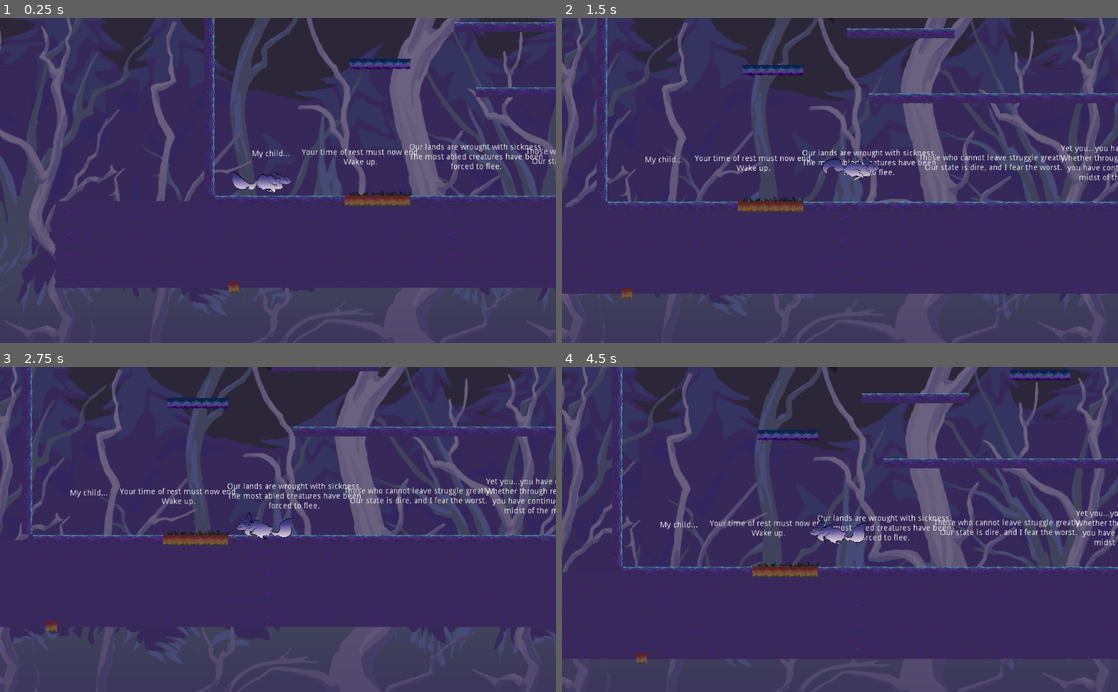
Above: before the commit, frames 1-4 (two rows, left to right).
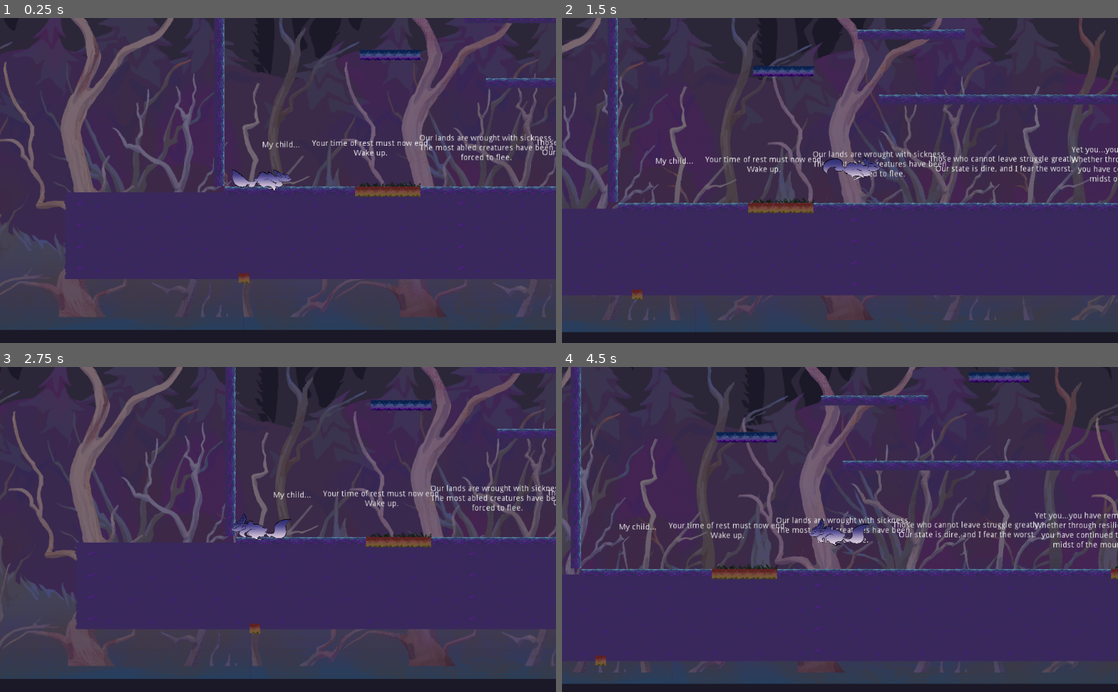
Above: after the commit, the same moments.

Repository: yeetables/Gami
Game: Godot game, scene res://Scenes/World.tscn
Same seed, same stepped clock (60 frames per second), same inputs: the game is played once before the commit and once after it.
Inputs (mouse positions are in pixels of both pictures, inside the frame that each line leads up to):
- Up to frame 1 (0.25 s): no input
- Up to frame 2 (1.5 s): move the mouse to (962, 164) at 0.52 s; hold Space (space) 0.53-1.28 s; hold D from 0.53 s (still down); click (962, 164) at 0.67 s; move the mouse to (728, 196) at 1.27 s; tap 1 at 1.35 s
- Up to frame 3 (2.75 s): move the mouse to (333, 458) at 2.02 s; release D at 2.03 s; hold A from 2.03 s (still down); hold 2 from 2.03 s (still down)
- Up to frame 4 (4.5 s): move the mouse to (812, 594) at 2.77 s; release A at 2.78 s; release 2 at 2.78 s; hold D 2.78-4.28 s; tap 3 at 2.85 s; click (812, 594) at 2.92 s; move the mouse to (1006, 578) at 3.52 s; hold Space (space) 3.53-4.28 s; move the mouse to (673, 480) at 4.27 s; hold A from 4.28 s (still down); tap 1 at 4.35 s

The runs differ from the first frame. In frame 1, 32% of the frame differs, in the area x 0-100%, y 0-100%; in frame 2, 31%; in frame 3, 35%; in frame 4, 34%.

Commit message:
Background parallax fix
Edited world 2
edited the player scene to modify the collision boxes a bit.

Diff:
--- a/src/Scenes/Player.tscn
+++ b/src/Scenes/Player.tscn
@@ -1,17 +1,16 @@
-[gd_scene load_steps=6 format=2]
+[gd_scene load_steps=7 format=2]
 
 [ext_resource path="res://Scripts/Player.gd" type="Script" id=1]
 [ext_resource path="res://Assets/Sprites/Objects/Player/NEWFOX-run-HUGE.png" type="Texture" id=2]
 [ext_resource path="res://Assets/Sounds/Effects/jump11.wav" type="AudioStream" id=3]
 
 [sub_resource type="RectangleShape2D" id=1]
+extents = Vector2( 9.94987, 10.5008 )
 
-custom_solver_bias = 0.0
-extents = Vector2( 5.42885, 6.08079 )
+[sub_resource type="RectangleShape2D" id=2]
+extents = Vector2( 4.39736, 6.56083 )
 
-[sub_resource type="Animation" id=2]
-
-resource_name = "FoxRun"
+[sub_resource type="Animation" id=3]
 length = 0.85
 loop = true
 step = 0.05
@@ -29,54 +28,36 @@
 }
 
 [node name="Player" type="Node2D"]
+position = Vector2( 9.26584, 0.487671 )
 
-position = Vector2( 9.26584, 0.487671 )
-_sections_unfolded = [ "Transform" ]
-
-[node name="Body" type="KinematicBody2D" parent="." index="0" groups=[
+[node name="Body" type="KinematicBody2D" parent="." groups=[
 "player",
 ]]
+script = ExtResource( 1 )
 
-input_pickable = false
-collision_layer = 1
-collision_mask = 1
-collision/safe_margin = 0.08
-script = ExtResource( 1 )
-_sections_unfolded = [ "Collision" ]
-
-[node name="CollisionShape2D" type="CollisionShape2D" parent="Body" index="0"]
-
-scale = Vector2( 7.97159, 3.06611 )
-shape = SubResource( 1 )
-_sections_unfolded = [ "Transform" ]
-
-[node name="Basic" type="Sprite" parent="Body" index="1"]
-
+[node name="Basic" type="Sprite" parent="Body"]
 position = Vector2( 0, -9 )
 scale = Vector2( 0.2, 0.2 )
 texture = ExtResource( 2 )
 vframes = 4
 hframes = 5
 frame = 4
-_sections_unfolded = [ "Animation", "Material", "Offset", "Region", "Transform", "Visibility", "Z Index" ]
 
-[node name="AnimationPlayer" type="AnimationPlayer" parent="Body" index="2"]
+[node name="CollisionShape2D" type="CollisionShape2D" parent="Body"]
+position = Vector2( -4.84282, 2.32453 )
+scale = Vector2( 3.87247, 1.81915 )
+shape = SubResource( 1 )
 
-root_node = NodePath("..")
-autoplay = ""
-playback_process_mode = 1
-playback_default_blend_time = 0.0
-playback_speed = 1.0
-anims/FoxRun = SubResource( 2 )
-blend_times = [  ]
+[node name="CollisionShape2D2" type="CollisionShape2D" parent="Body"]
+position = Vector2( 32.9309, -7.36102 )
+scale = Vector2( 3.87247, 1.81915 )
+shape = SubResource( 2 )
 
-[node name="jumpsound1" type="AudioStreamPlayer" parent="Body" index="3"]
+[node name="AnimationPlayer" type="AnimationPlayer" parent="Body"]
+anims/FoxRun = SubResource( 3 )
 
+[node name="jumpsound1" type="AudioStreamPlayer" parent="Body"]
 stream = ExtResource( 3 )
 volume_db = -8.0
-pitch_scale = 1.0
-autoplay = false
-mix_target = 0
-bus = "Master"
 
 [connection signal="animation_finished" from="Body/AnimationPlayer" to="Body" method="_on_AnimationPlayer_animation_finished"]
--- a/src/Scenes/World.tscn
+++ b/src/Scenes/World.tscn
@@ -16,10 +16,10 @@
 [ext_resource path="res://Scenes/Area2DBasic.tscn" type="PackedScene" id=14]
 [ext_resource path="res://Scripts/RockArea.gd" type="Script" id=15]
 [ext_resource path="res://Assets/Sprites/Objects/Background/Parallax BG/F;PPR.png" type="Texture" id=16]
-[ext_resource path="res://Assets/Sprites/Objects/Background/Parallax BG/parallax-bg-stuff-forest-edition-Recovered.png" type="Texture" id=17]
-[ext_resource path="res://Assets/Sprites/Objects/Background/Parallax BG/parallax-bg-stuff-forest-edition-Recovered-2.png" type="Texture" id=18]
-[ext_resource path="res://Assets/Sprites/Objects/Background/Parallax BG/parallax-bg-stuff-forest-edition-Recovered-3.png" type="Texture" id=19]
-[ext_resource path="res://Assets/Sprites/Objects/Background/Parallax BG/parallax-bg-stuff-forest-edition-Recovered-4.png" type="Texture" id=20]
+[ext_resource path="res://Assets/Sprites/Objects/Background/Parallax BG/PARALLAX-AAA-1.png" type="Texture" id=17]
+[ext_resource path="res://Assets/Sprites/Objects/Background/Parallax BG/PARALLAX-AAA-2.png" type="Texture" id=18]
+[ext_resource path="res://Assets/Sprites/Objects/Background/Parallax BG/PARALLAX-AAA-3.png" type="Texture" id=19]
+[ext_resource path="res://Assets/Sprites/Objects/Background/Parallax BG/PARALLAX-AAA-4.png" type="Texture" id=20]
 
 [sub_resource type="RectangleShape2D" id=1]
 
@@ -58,7 +58,7 @@
 
 [node name="Player" parent="." instance=ExtResource( 3 )]
 pause_mode = 2
-position = Vector2( 170, 510 )
+position = Vector2( 140.237, 531.335 )
 z_index = 1
 
 [node name="Camera" type="KinematicBody2D" parent="."]
@@ -509,7 +509,6 @@
 script = ExtResource( 15 )
 
 [node name="FLOOR" type="Node2D" parent="."]
-editor/display_folded = true
 position = Vector2( -476.253, 594.312 )
 
 [node name="Sprite" type="Sprite" parent="FLOOR"]
@@ -542,49 +541,46 @@
 centered = false
 
 [node name="ParallaxBackground" type="ParallaxBackground" parent="."]
-offset = Vector2( -10, -285 )
-scale = Vector2( 1.5, 1.5 )
-transform = Transform2D( 1.5, 0, 0, 1.5, -10, -285 )
-scroll_base_scale = Vector2( 0.25, 0.25 )
+editor/display_folded = true
+layer = -15
+offset = Vector2( 0, -100 )
+transform = Transform2D( 1, 0, 0, 1, 0, -100 )
 
 [node name="backmost" type="ParallaxLayer" parent="ParallaxBackground"]
-editor/display_folded = true
 position = Vector2( 0, -500 )
 z_index = -15
-motion_scale = Vector2( 0.35, 0.17 )
-motion_mirroring = Vector2( 1024, 0 )
+motion_scale = Vector2( 0.35, 0.05 )
+motion_mirroring = Vector2( 2036, 0 )
 
 [node name="Sprite" type="Sprite" parent="ParallaxBackground/backmost"]
 texture = ExtResource( 17 )
 centered = false
 
 [node name="pine" type="ParallaxLayer" parent="ParallaxBackground"]
-editor/display_folded = true
-position = Vector2( 0, -230 )
+position = Vector2( 0, -400 )
 z_index = -15
-motion_scale = Vector2( 0.5, 0.2 )
-motion_mirroring = Vector2( 1024, 0 )
+motion_scale = Vector2( 0.5, 0.1 )
+motion_mirroring = Vector2( 2046, 0 )
 
 [node name="Sprite" type="Sprite" parent="ParallaxBackground/pine"]
 texture = ExtResource( 18 )
 centered = false
 
 [node name="midtree" type="ParallaxLayer" parent="ParallaxBackground"]
-editor/display_folded = true
 position = Vector2( 0, -300 )
 z_index = -15
-motion_scale = Vector2( 0.65, 0.25 )
-motion_mirroring = Vector2( 1023, 0 )
+motion_scale = Vector2( 0.65, 0.15 )
+motion_mirroring = Vector2( 2046, 0 )
 
 [node name="Sprite" type="Sprite" parent="ParallaxBackground/midtree"]
 texture = ExtResource( 19 )
 centered = false
 
 [node name="fgtree" type="ParallaxLayer" parent="ParallaxBackground"]
-position = Vector2( 0, -200 )
+position = Vector2( 0, -190 )
 z_index = -15
-motion_scale = Vector2( 0.8, 0.3 )
-motion_mirroring = Vector2( 1024, 0 )
+motion_scale = Vector2( 0.8, 0.2 )
+motion_mirroring = Vector2( 2046, 0 )
 
 [node name="Sprite" type="Sprite" parent="ParallaxBackground/fgtree"]
 texture = ExtResource( 20 )
--- a/src/Scenes/World2.tscn
+++ b/src/Scenes/World2.tscn
@@ -16,10 +16,10 @@
 [ext_resource path="res://Scenes/Area2DBasic.tscn" type="PackedScene" id=14]
 [ext_resource path="res://Scripts/RockArea.gd" type="Script" id=15]
 [ext_resource path="res://Assets/Sprites/Objects/Background/Parallax BG/F;PPR.png" type="Texture" id=16]
-[ext_resource path="res://Assets/Sprites/Objects/Background/Parallax BG/parallax-bg-stuff-forest-edition-Recovered.png" type="Texture" id=17]
-[ext_resource path="res://Assets/Sprites/Objects/Background/Parallax BG/parallax-bg-stuff-forest-edition-Recovered-2.png" type="Texture" id=18]
-[ext_resource path="res://Assets/Sprites/Objects/Background/Parallax BG/parallax-bg-stuff-forest-edition-Recovered-3.png" type="Texture" id=19]
-[ext_resource path="res://Assets/Sprites/Objects/Background/Parallax BG/parallax-bg-stuff-forest-edition-Recovered-4.png" type="Texture" id=20]
+[ext_resource path="res://Assets/Sprites/Objects/Background/Parallax BG/PARALLAX-AAA-1.png" type="Texture" id=17]
+[ext_resource path="res://Assets/Sprites/Objects/Background/Parallax BG/PARALLAX-AAA-2.png" type="Texture" id=18]
+[ext_resource path="res://Assets/Sprites/Objects/Background/Parallax BG/PARALLAX-AAA-3.png" type="Texture" id=19]
+[ext_resource path="res://Assets/Sprites/Objects/Background/Parallax BG/PARALLAX-AAA-4.png" type="Texture" id=20]
 
 [sub_resource type="RectangleShape2D" id=1]
 extents = Vector2( 560, 1636.9 )
@@ -302,6 +302,7 @@
 scale = Vector2( 1.04185, 0.5 )
 
 [node name="crumbles" type="Node2D" parent="Obstacls"]
+editor/display_folded = true
 
 [node name="crumbling18" parent="Obstacls/crumbles" instance=ExtResource( 10 )]
 position = Vector2( 1230.36, 31.7924 )
@@ -366,6 +367,7 @@
 position = Vector2( 1658.43, -3137.17 )
 
 [node name="Rocks" type="Node2D" parent="Obstacls"]
+editor/display_folded = true
 
 [node name="rock1" parent="Obstacls/Rocks" instance=ExtResource( 13 )]
 position = Vector2( 2130.1, -880 )
@@ -459,6 +461,7 @@
 script = ExtResource( 15 )
 
 [node name="FLOOR" type="Node2D" parent="."]
+editor/display_folded = true
 position = Vector2( -476.253, 594.312 )
 
 [node name="Sprite" type="Sprite" parent="FLOOR"]
@@ -517,27 +520,26 @@
 shape = SubResource( 2 )
 
 [node name="ParallaxBackground" type="ParallaxBackground" parent="."]
-offset = Vector2( -10, -285 )
-scale = Vector2( 1.5, 1.5 )
-transform = Transform2D( 1.5, 0, 0, 1.5, -10, -285 )
-scroll_base_scale = Vector2( 0.25, 0.25 )
+editor/display_folded = true
+layer = -15
+offset = Vector2( 0, -100 )
+transform = Transform2D( 1, 0, 0, 1, 0, -100 )
 
 [node name="backmost" type="ParallaxLayer" parent="ParallaxBackground"]
 position = Vector2( 0, -500 )
 z_index = -15
-motion_scale = Vector2( 0.35, 0.17 )
-motion_mirroring = Vector2( 1024, 0 )
+motion_scale = Vector2( 0.35, 0.05 )
+motion_mirroring = Vector2( 2036, 0 )
 
 [node name="Sprite" type="Sprite" parent="ParallaxBackground/backmost"]
 texture = ExtResource( 17 )
 centered = false
 
 [node name="pine" type="ParallaxLayer" parent="ParallaxBackground"]
-editor/display_folded = true
-position = Vector2( 0, -230 )
+position = Vector2( 0, -400 )
 z_index = -15
-motion_scale = Vector2( 0.5, 0.2 )
-motion_mirroring = Vector2( 1024, 0 )
+motion_scale = Vector2( 0.5, 0.1 )
+motion_mirroring = Vector2( 2046, 0 )
 
 [node name="Sprite" type="Sprite" parent="ParallaxBackground/pine"]
 texture = ExtResource( 18 )
@@ -546,18 +548,18 @@
 [node name="midtree" type="ParallaxLayer" parent="ParallaxBackground"]
 position = Vector2( 0, -300 )
 z_index = -15
-motion_scale = Vector2( 0.65, 0.25 )
-motion_mirroring = Vector2( 1023, 0 )
+motion_scale = Vector2( 0.65, 0.15 )
+motion_mirroring = Vector2( 2046, 0 )
 
 [node name="Sprite" type="Sprite" parent="ParallaxBackground/midtree"]
 texture = ExtResource( 19 )
 centered = false
 
 [node name="fgtree" type="ParallaxLayer" parent="ParallaxBackground"]
-position = Vector2( 0, -200 )
+position = Vector2( 0, -190 )
 z_index = -15
-motion_scale = Vector2( 0.8, 0.3 )
-motion_mirroring = Vector2( 1024, 0 )
+motion_scale = Vector2( 0.8, 0.2 )
+motion_mirroring = Vector2( 2046, 0 )
 
 [node name="Sprite" type="Sprite" parent="ParallaxBackground/fgtree"]
 texture = ExtResource( 20 )
Binary file added: src/Assets/Sprites/Objects/Background/Parallax BG/PARALLAX-AAA-1.png
Not shown, added: src/Assets/Sprites/Objects/Background/Parallax BG/PARALLAX-AAA-1.png.import
Binary file added: src/Assets/Sprites/Objects/Background/Parallax BG/PARALLAX-AAA-2.png
Not shown, added: src/Assets/Sprites/Objects/Background/Parallax BG/PARALLAX-AAA-2.png.import
Binary file added: src/Assets/Sprites/Objects/Background/Parallax BG/PARALLAX-AAA-3.png
Not shown, added: src/Assets/Sprites/Objects/Background/Parallax BG/PARALLAX-AAA-3.png.import
Binary file added: src/Assets/Sprites/Objects/Background/Parallax BG/PARALLAX-AAA-4.png
Not shown, added: src/Assets/Sprites/Objects/Background/Parallax BG/PARALLAX-AAA-4.png.import
